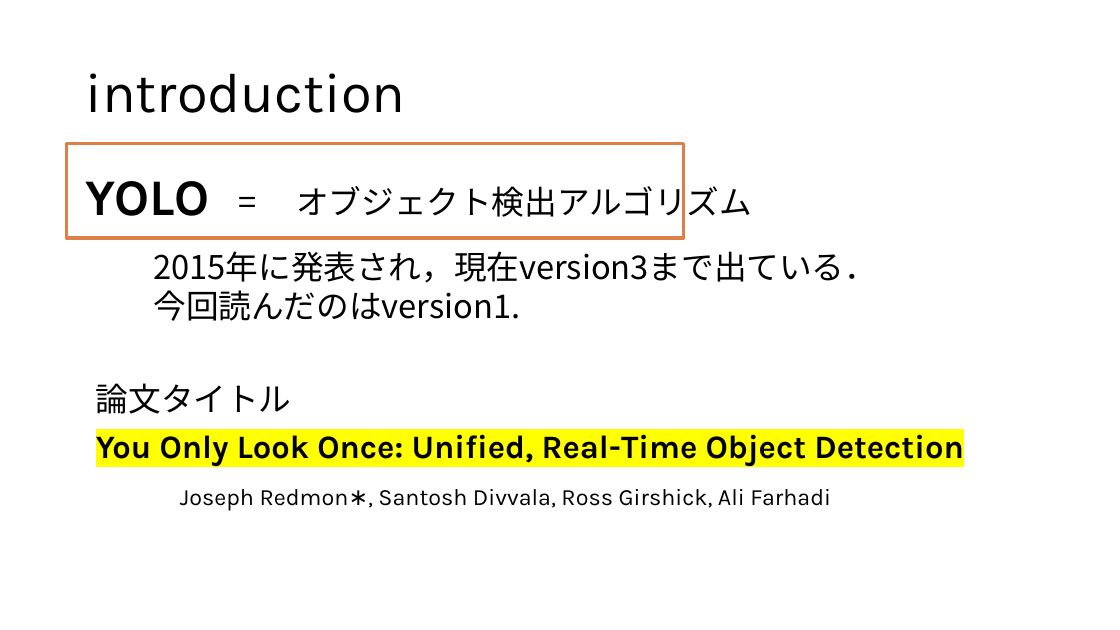
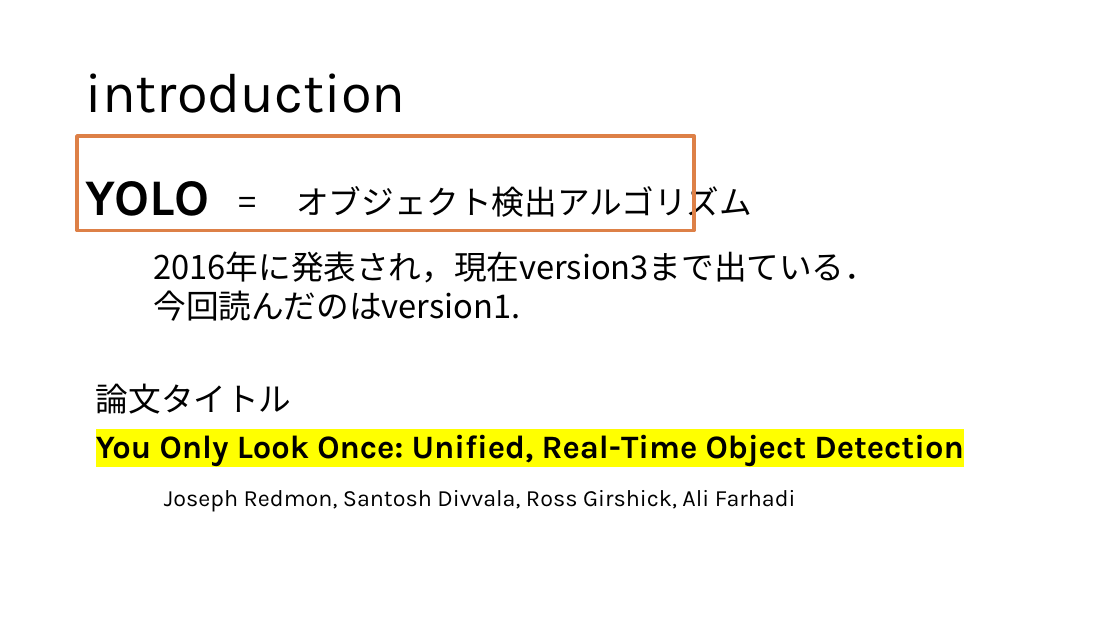
Before and after one commit to tackky/YOLO, a slide deck: slide 2 of yolo.pptx. Drawn at 1120x630 pixels with LibreOffice and Linux fonts; fonts in the diff are those of the drawing. Boxes give left, top, right and bottom in pixels: in the first picture for what was removed or moved away, otherwise in the second. Text is boxed around its words. In the diff, an @@ line names an element or a change of style, - is before the commit and + after.

```diff
--- a/yolo.pptx
+++ b/yolo.pptx
@@ rectangle: place and size @@
-rectangle at <box>66,144,684,239</box>
+rectangle at <box>77,136,695,231</box>
@@ text at <box>153,251,877,283</box>: text changed @@
-2015年に発表され，現在version3まで出ている．
+2016年に発表され，現在version3まで出ている．
@@ text added at <box>164,490,796,512</box>, 20 pt, text #000000 @@
+Joseph Redmon, Santosh Divvala, Ross Girshick, Ali Farhadi
@@ text at <box>180,489,831,511</box>: paragraph removed @@
-Joseph Redmon∗, Santosh Divvala, Ross Girshick, Ali Farhadi
```
Also in this commit, not shown: 1 slide added.
